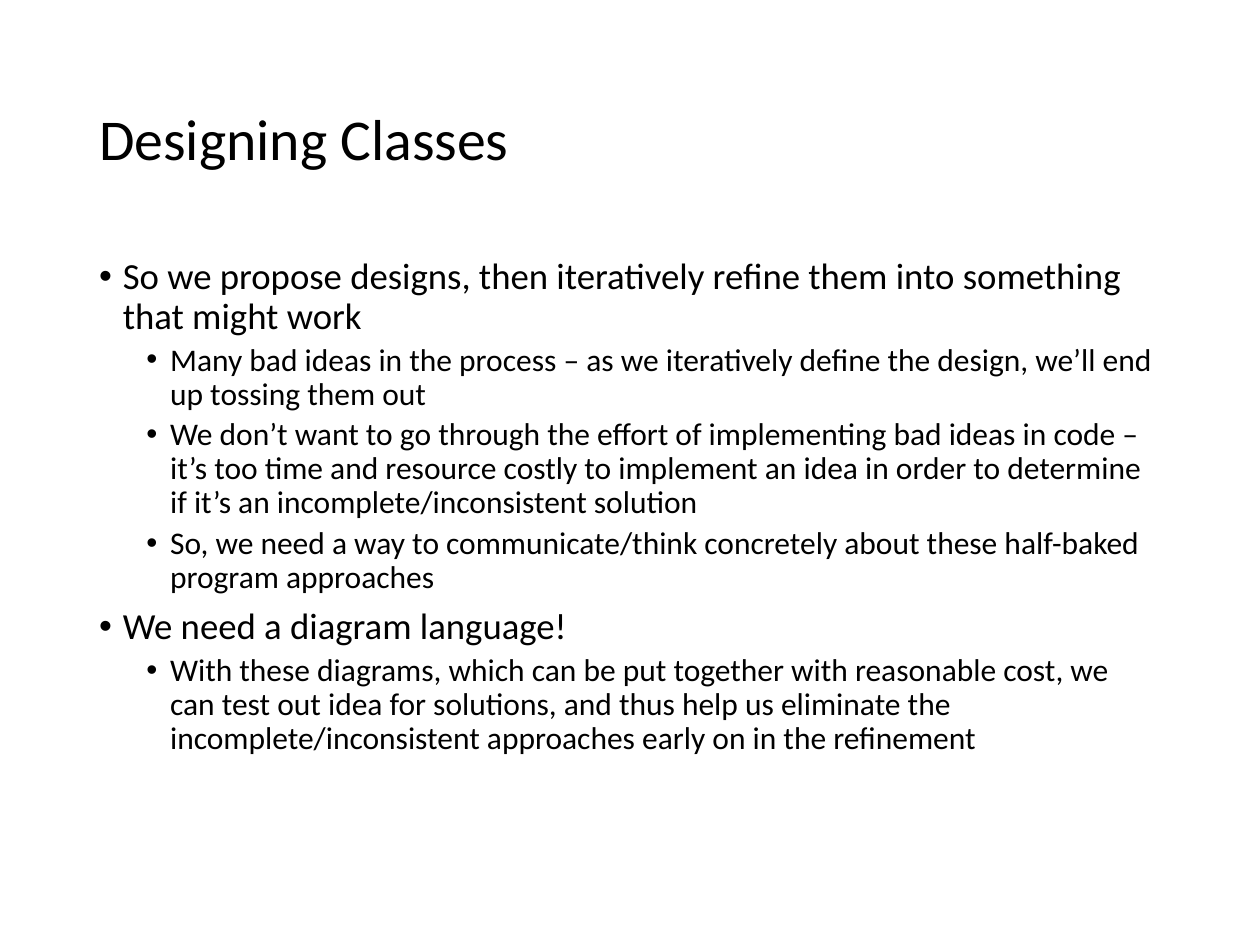
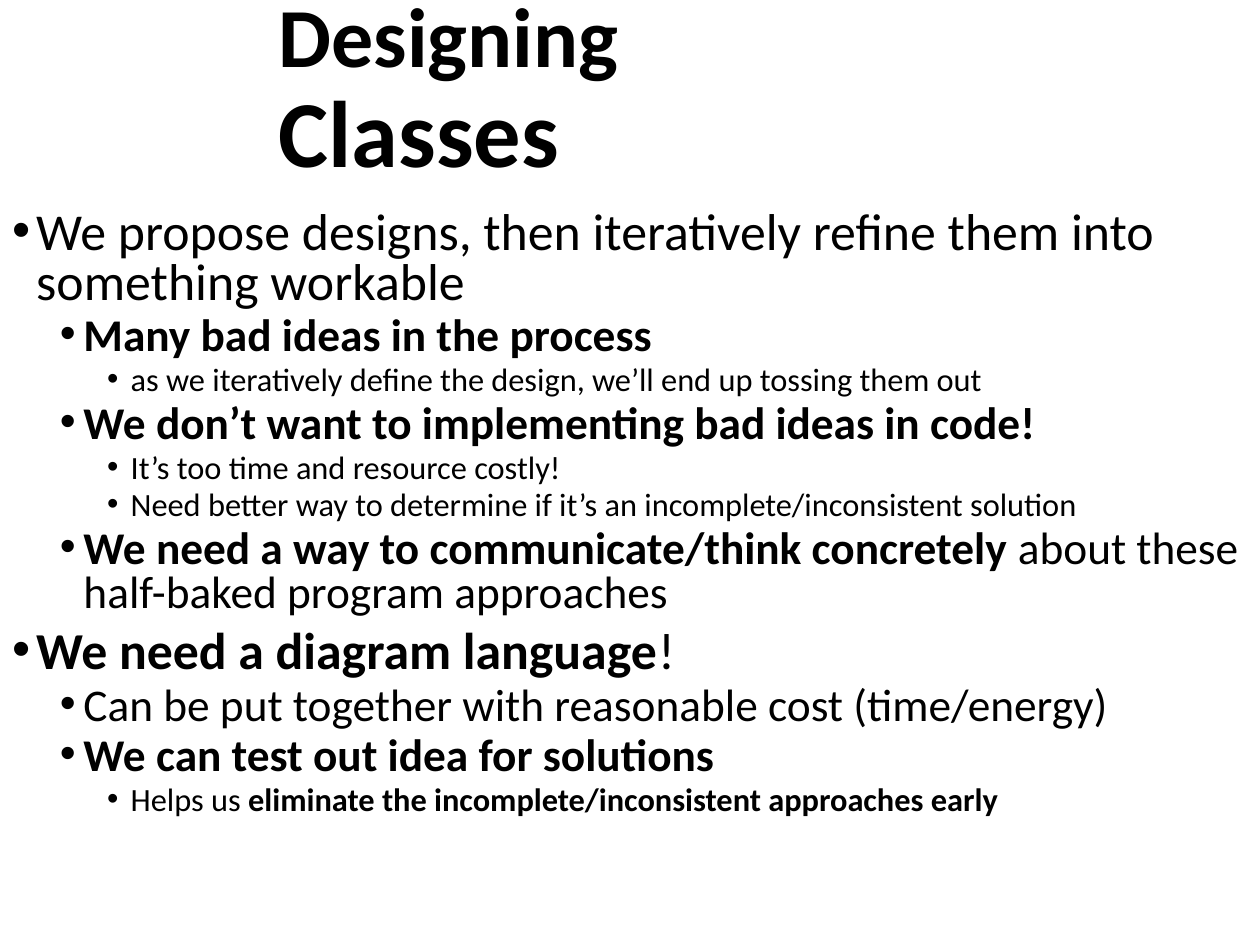
Before and after one commit to RHIT-CSSE/csse220, a slide deck: slide 3 of ClassMaterials/SETechniques/Slides/SoftwareEngineeringTechniques.pptx. Drawn at 1260x945 pixels with LibreOffice and Linux fonts; fonts in the diff are those of the drawing. Boxes give left, top, right and bottom in pixels: in the first picture for what was removed or moved away, otherwise in the second. Text is boxed around its words. In the diff, an @@ line names an element or a change of style, - is before the commit and + after.

```diff
--- a/ClassMaterials/SETechniques/Slides/SoftwareEngineeringTechniques.pptx
+++ b/ClassMaterials/SETechniques/Slides/SoftwareEngineeringTechniques.pptx
@@ title "Designing Classes": place and size @@
-title "Designing Classes" at box(99, 120, 508, 170)
+title "Designing Classes" at box(279, 8, 618, 168)
@@ title "Designing Classes" at box(279, 8, 618, 168): size 33 to 48 pt in "Designing"; size 33 to 54 pt in "Classes"; bold on @@
@@ text "We propose designs, then iteratively ...": place and size @@
-text "We propose designs, then iteratively ..." at box(123, 263, 1152, 754)
+text "We propose designs, then iteratively ..." at box(36, 214, 1238, 817)
@@ text at box(36, 214, 1238, 616): text changed; size 18 to 18.5 pt @@
-• So we propose designs, then iteratively refine them into something that might work
-  • Many bad ideas in the process – as we iteratively define the design, we’ll end up tossing them out
-  • We don’t want to go through the effort of implementing bad ideas in code – it’s too time and resource costly to implement an idea in order to determine if it’s an incomplete/inconsistent solution
-  • So, we need a way to communicate/think concretely about these half-baked program approaches
+• We propose designs, then iteratively refine them into something workable
+  • Many bad ideas in the process
+    • as we iteratively define the design, we’ll end up tossing them out
+  • We don’t want to implementing bad ideas in code!
+    • It’s too time and resource costly!
+    • Need better way to determine if it’s an incomplete/inconsistent solution
+  • We need a way to communicate/think concretely about these half-baked program approaches
@@ text at box(36, 632, 675, 678): size 21 to 29.6 pt, bold on in "We need a diagram language!"; line spacing 0.9 to 0.8 @@
@@ text at box(83, 688, 1107, 817): text changed; size 18 to 25.9 pt; bold on @@
-  • With these diagrams, which can be put together with reasonable cost, we can test out idea for solutions, and thus help us eliminate the incomplete/inconsistent approaches early on in the refinement
+  • Can be put together with reasonable cost (time/energy)
+  • We can test out idea for solutions
+    • Helps us eliminate the incomplete/inconsistent approaches early
```
Also in this commit, not shown: 33 other slides changed, 11 slides added, 3 slides removed.
